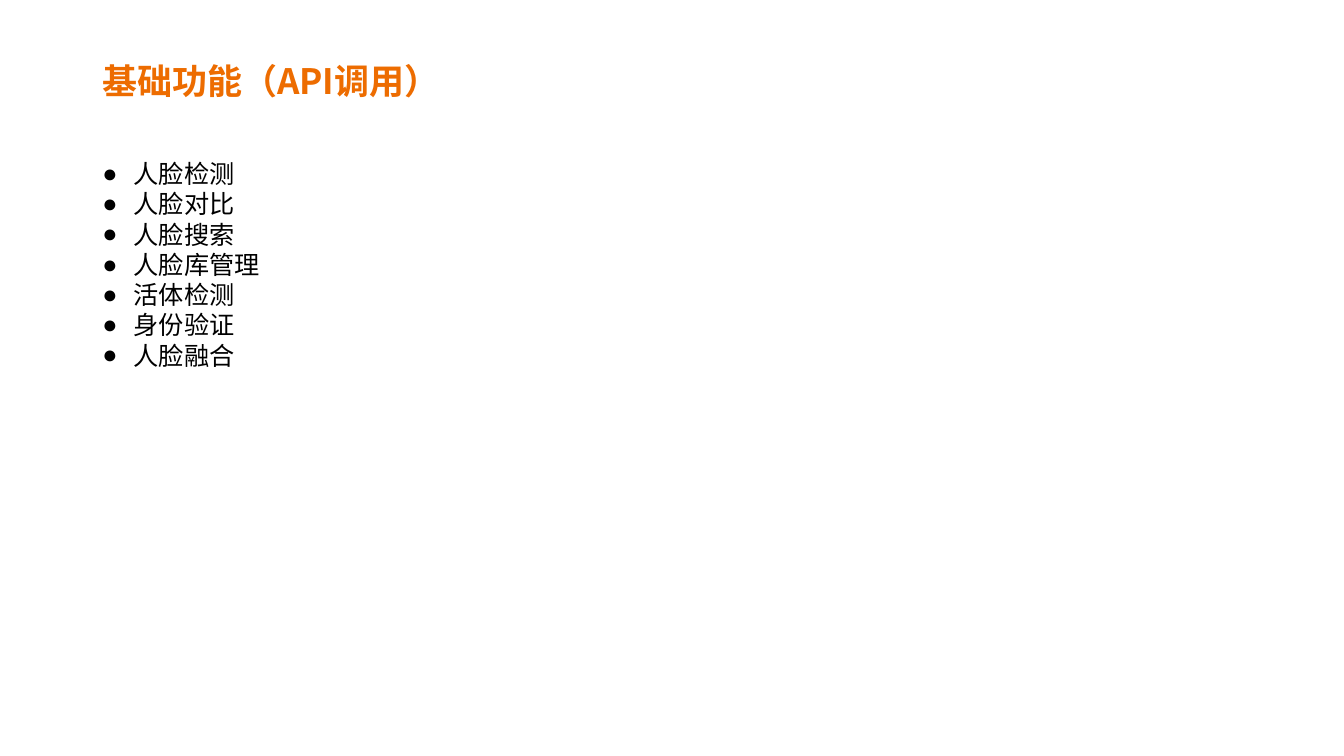
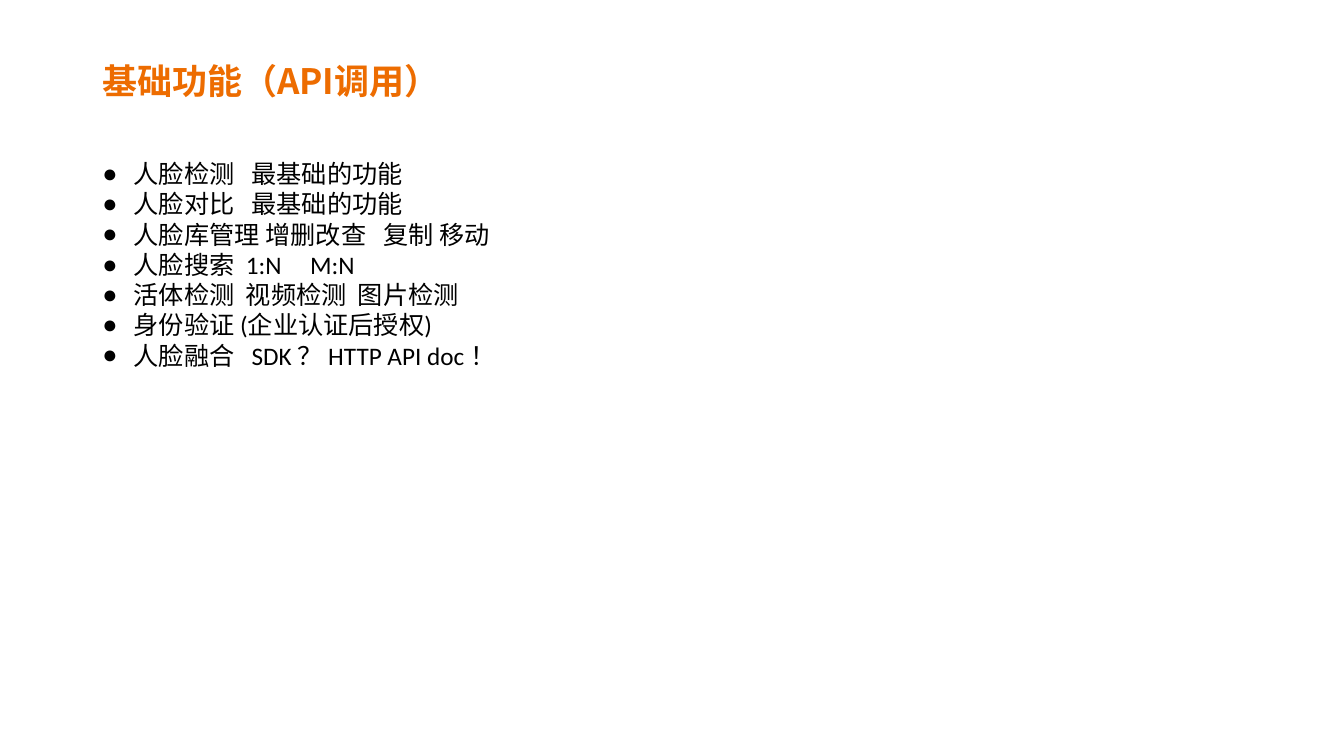
Before and after one commit to XiuyeXYE/BaiDuAI, a slide deck: slide 5 of BaiduAI.pptx. Drawn at 1344x756 pixels with LibreOffice and Linux fonts; fonts in the diff are those of the drawing; background and template pictures are left out. Boxes give left, top, right and bottom in pixels: in the first picture for what was removed or moved away, otherwise in the second. Text is boxed around its words. In the diff, an @@ line names an element or a change of style, - is before the commit and + after.

```diff
--- a/BaiduAI.pptx
+++ b/BaiduAI.pptx
@@ text at bbox=[134, 161, 489, 367]: text changed @@
-● 人脸检测
-● 人脸对比
-● 人脸搜索
-● 人脸库管理
-● 活体检测
-● 身份验证
-● 人脸融合
+● 人脸检测 最基础的功能
+● 人脸对比 最基础的功能
+● 人脸库管理 增删改查 复制 移动
+● 人脸搜索 1:N M:N
+● 活体检测 视频检测 图片检测
+● 身份验证 (企业认证后授权)
+● 人脸融合 SDK ？ HTTP API doc ！
```
Also in this commit, not shown: 5 other slides changed, 7 slides added, 5 slides removed, 5 other files.
